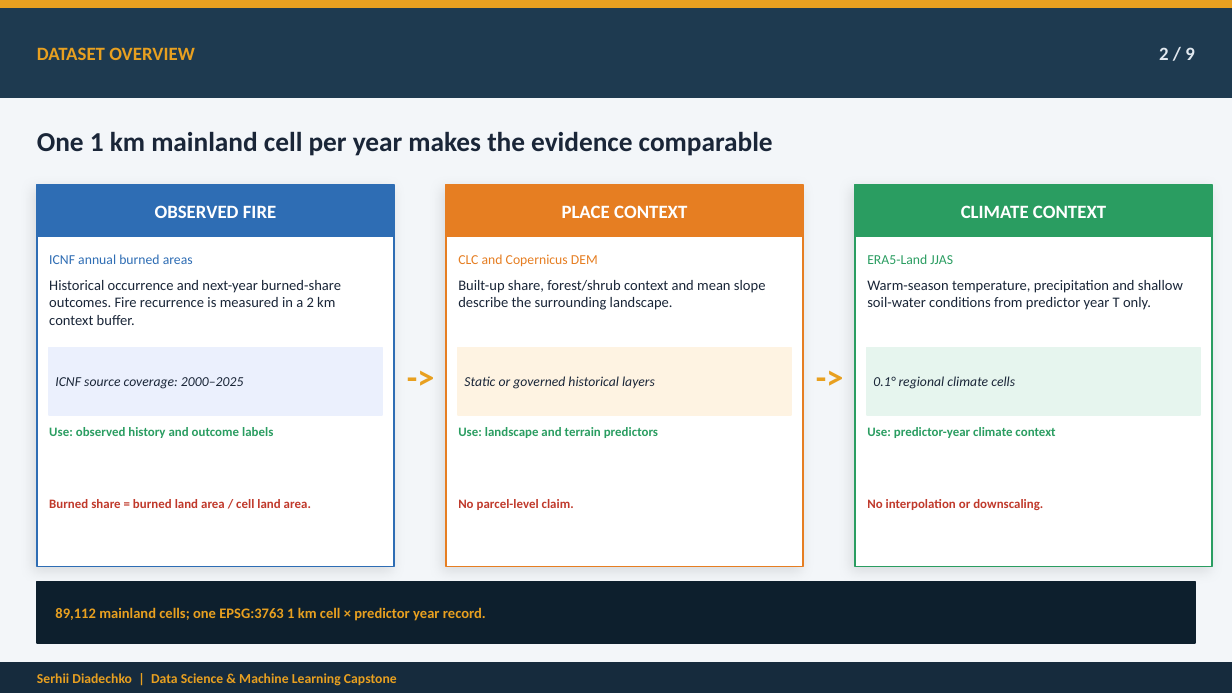
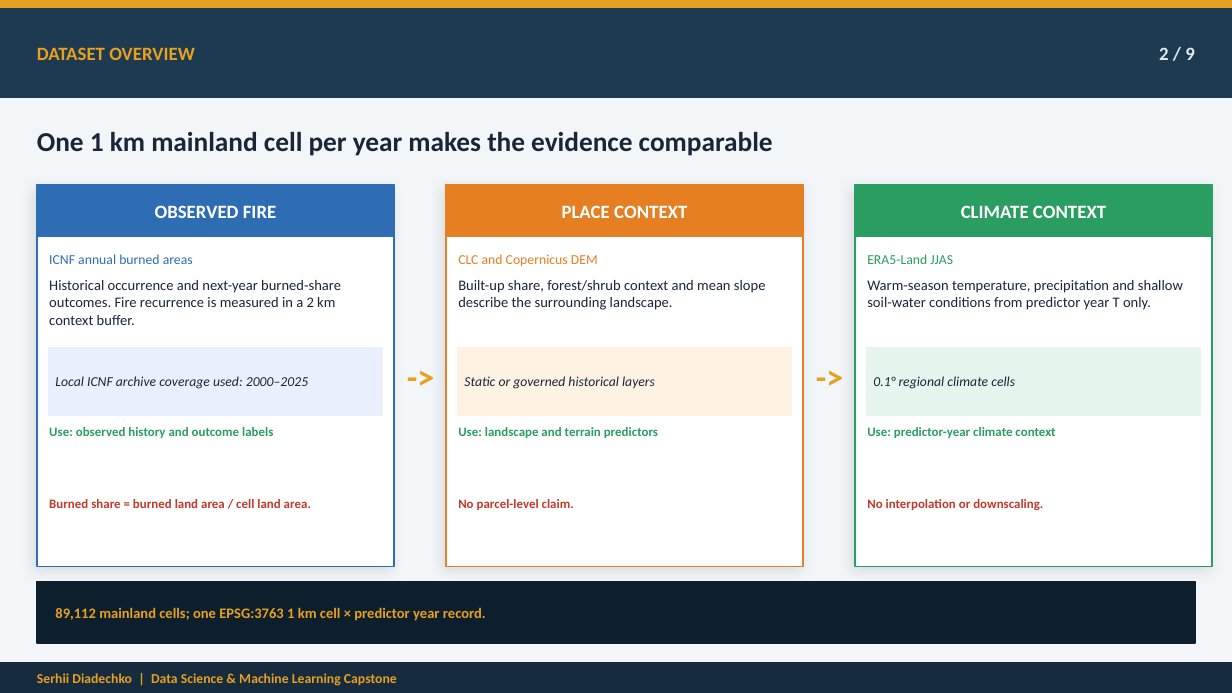
Before and after one commit to serhii-diadechko-git/wildfire_property_screening_portugal, a slide deck: slide 2 of reports/presentation/wildfire_exposure_screening_capstone_final.pptx. Drawn at 1232x693 pixels with LibreOffice and Linux fonts; fonts in the diff are those of the drawing. Boxes give left, top, right and bottom in pixels: in the first picture for what was removed or moved away, otherwise in the second. Text is boxed around its words. In the diff, an @@ line names an element or a change of style, - is before the commit and + after.

```diff
--- a/reports/presentation/wildfire_exposure_screening_capstone_final.pptx
+++ b/reports/presentation/wildfire_exposure_screening_capstone_final.pptx
@@ text at bbox=[55, 376, 308, 389]: text changed @@
-ICNF source coverage: 2000–2025
+Local ICNF archive coverage used: 2000–2025
```
Also in this commit, not shown: 1 other slide changed.
